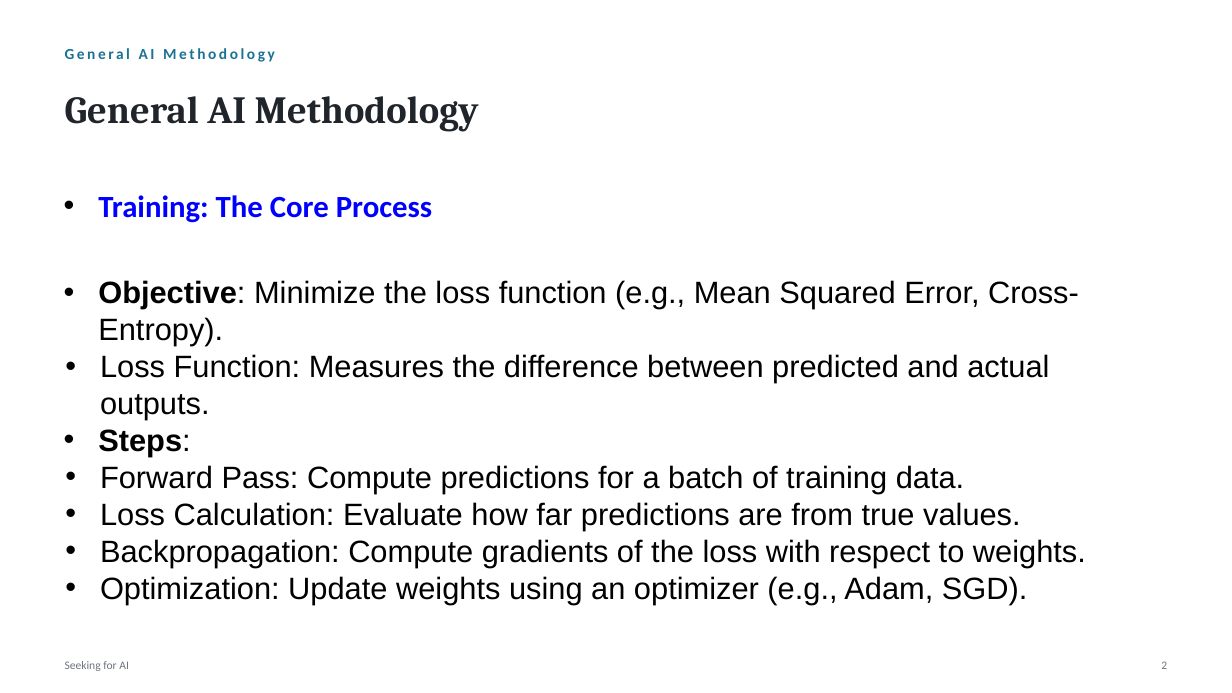
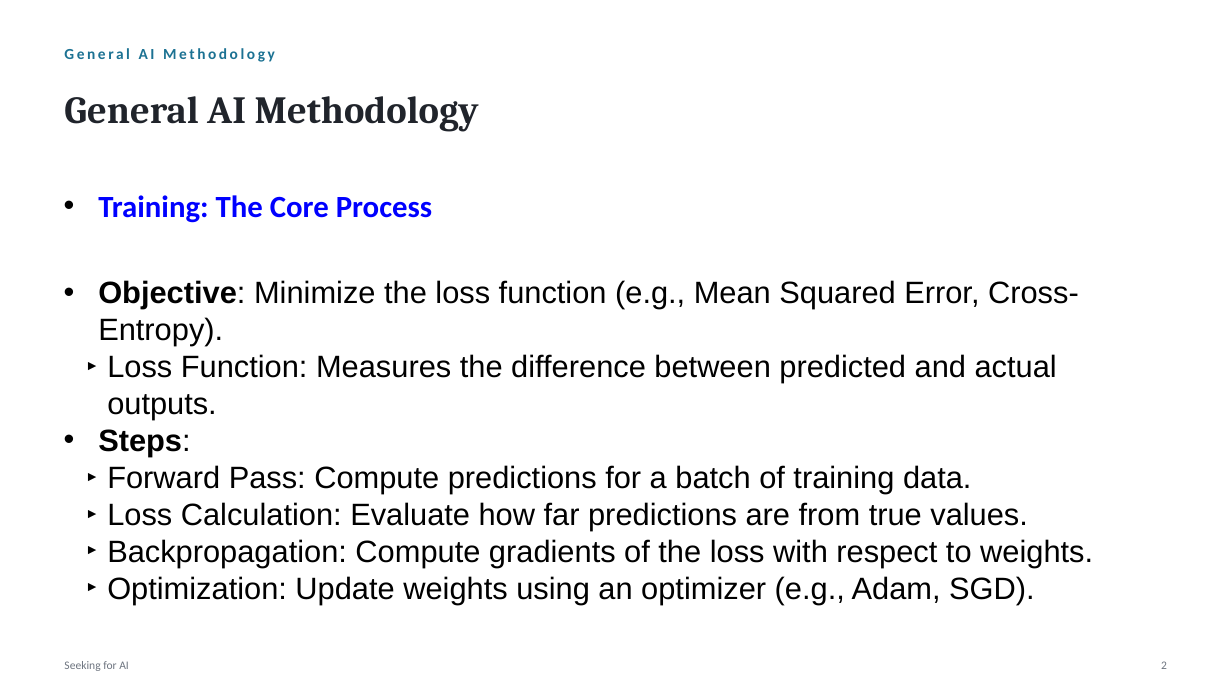
Before and after one commit to mccode-dev/PaNRAID, a slide deck: slide 13 of 21_September_Monday/01_Seeking_for_AI/01_Seeking_for_AI.pptx (slide 12 before the commit). Drawn at 1232x693 pixels with LibreOffice and Linux fonts; fonts in the diff are those of the drawing; background and template pictures are left out. Boxes give left, top, right and bottom in pixels: in the first picture for what was removed or moved away, otherwise in the second. Text is boxed around its words. In the diff, an @@ line names an element or a change of style, - is before the commit and + after.

Commit message:
21:01 adjust 24:08 optim

```diff
--- a/21_September_Monday/01_Seeking_for_AI/01_Seeking_for_AI.pptx
+++ b/21_September_Monday/01_Seeking_for_AI/01_Seeking_for_AI.pptx
@@ text at box(107, 354, 1093, 605): bullet • to ►; list level 1 to 2 in "Loss Function: Measures the difference ..."; list level 1 to 2 in "Forward Pass: Compute predictions for ..."; list level 1 to 2 in "Loss Calculation: Evaluate how far ..."; list level 1 to 2 in "Backpropagation: Compute gradients of the ..."; list level 1 to 2 in "Optimization: Update weights using an ..." @@
```
Also in this commit, not shown: 9 other slides changed, 1 slide added, 1 slide removed, 3 other files.
